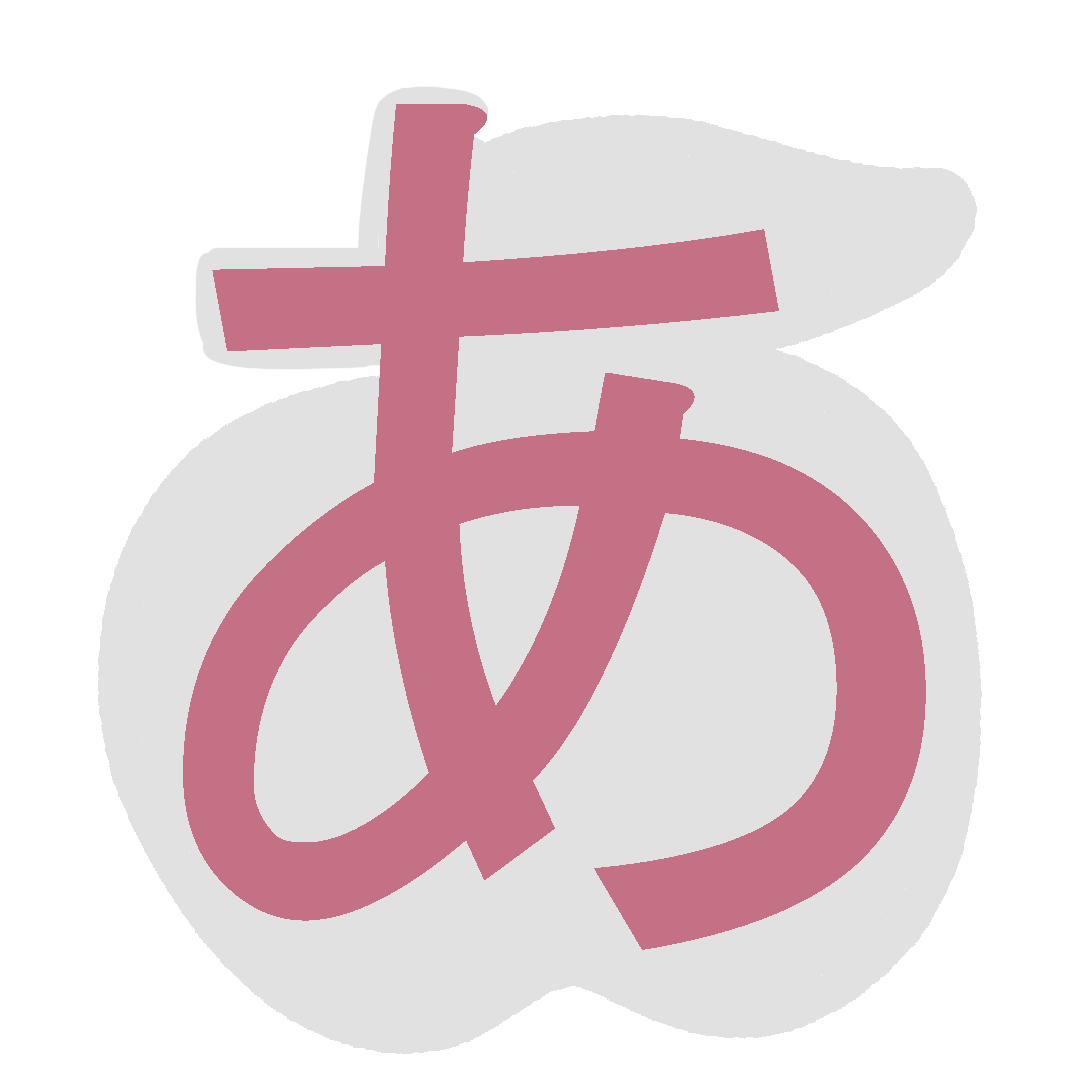
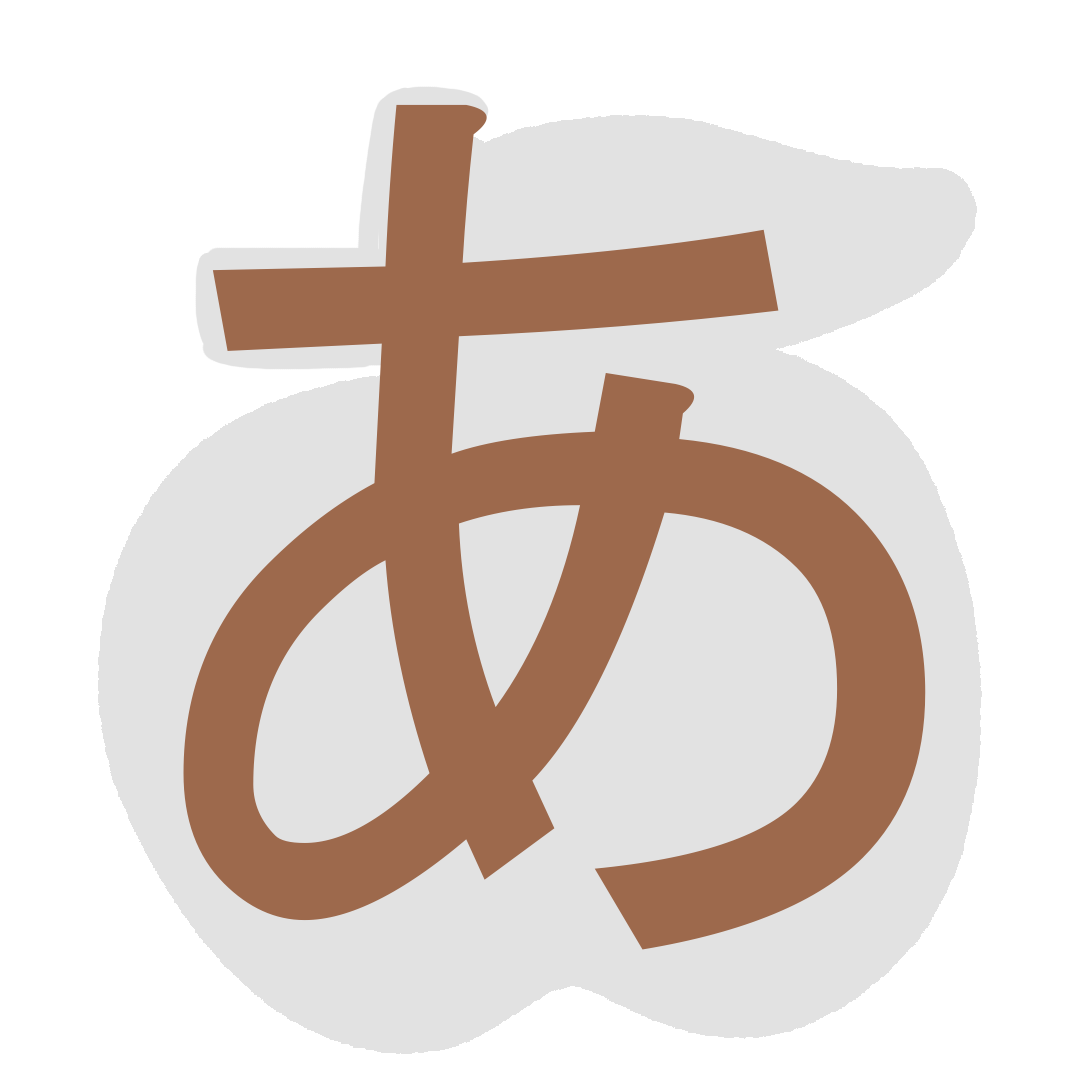
The second (1080, 1080) image is a revision of the first. Changes to its layers:
painted on "あ #2" over [left=183, top=104, right=926, bottom=950]
"Layer #5": opacity 73% → 71%, painted on it over [left=98, top=104, right=981, bottom=1033]
